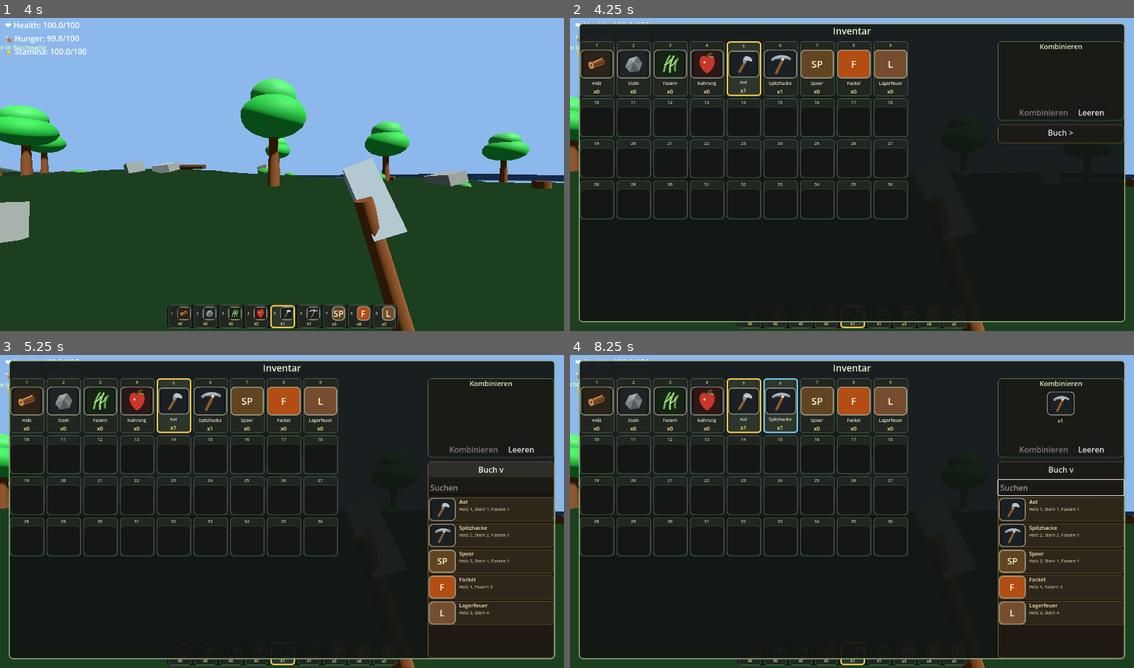
Above: before the commit, frames 1-4 (two rows, left to right).
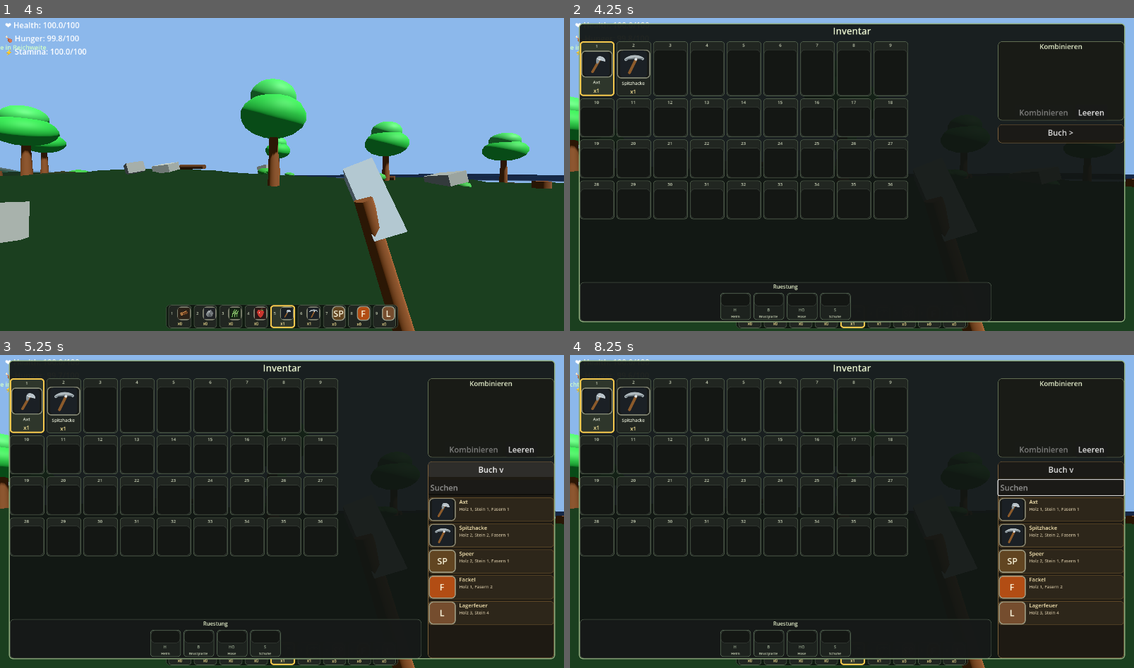
Above: after the commit, the same moments.

Repository: rxmsx/still-alive-somehow
Game: Godot game, scene res://main.tscn
Same seed, same stepped clock (60 frames per second), same inputs: the game is played once before the commit and once after it.
Inputs (mouse positions are in pixels of both pictures, inside the frame that each line leads up to):
- Up to frame 1 (4 s): tap Enter at 0.5 s; move the mouse to (310, 171) at 0.52 s; hold F (interact) 0.53-1.28 s; hold W (ui_up) from 0.53 s (still down); click (310, 171) at 0.67 s; tap Space (ui_accept) at 0.77, 1.52, 3.02, 3.77 s; move the mouse to (253, 174) at 1.27 s; tap Shift (sprint) at 1.35 s; click (253, 174) at 1.42 s; move the mouse to (293, 168) at 2.02 s; tap 1 at 2.1 s; click (293, 168) at 2.17 s; move the mouse to (276, 177) at 2.77 s; tap 9 at 2.85 s; click (276, 177) at 2.92 s; move the mouse to (321, 177) at 3.52 s; hold F (interact) from 3.53 s (still down); click (321, 177) at 3.67 s
- Up to frame 2 (4.25 s): keep holding W (ui_up); keep holding F (interact); tap E (inventory) at 4.15 s
- Up to frame 3 (5.25 s): release W (ui_up) at 4.25 s; release F (interact) at 4.25 s; click "Leeren" at 4.25 s; click "Buch >" at 5 s
- Up to frame 4 (8.25 s): click "Buch v" at 5.75 s; tap Space (ui_accept) at 6.5, 7.25, 8 s; drag from (682, 461) to (767, 430) at 6.52 s; move the mouse to (880, 508) at 7.27 s; hold S (ui_down) 7.28-8 s; tap 1 at 7.35 s; click (880, 508) at 7.42 s; drag from (767, 430) to (739, 524) at 8.02 s

Frame 1 is identical in both runs. In frame 2, 4.2% of the frame differs, in the area x 1-75%, y 7-98%; in frame 3, 4.2%; in frame 4, 4.7%, in the area x 1-90%, y 7-98%.

Commit message:
Feat.: armor beta

Diff:
--- a/game_3d_godot/hud.gd
+++ b/game_3d_godot/hud.gd
@@ -13,6 +13,7 @@
 var recipe_book_panel: PanelContainer
 var recipe_book_body: VBoxContainer
 var recipe_book_container: VBoxContainer
+var armor_slots_container: HBoxContainer
 var recipe_search_input: LineEdit
 var recipe_book_toggle: Button
 var craft_button: Button
@@ -29,11 +30,19 @@
 var recipe_search_text := ""
 var ui_scale := 1.0
 var current_inventory := {}
+var inventory_slots := []
+var armor_slots := {
+	"head": "",
+	"chest": "",
+	"legs": "",
+	"feet": "",
+}
 var crafting_items := {}
 var selected_item := "axe"
 var selected_hotbar_index := 4
 var last_viewport_size := Vector2.ZERO
 var layout_refresh_pending := false
+var moving_inventory_slot_index := -1
 var settings := {
 	"hud_scale": 1.0,
 	"icon_scale": 1.0,
@@ -54,6 +63,12 @@
 const INVENTORY_ICON_SIZE := 92
 const CRAFTING_COLUMN_WIDTH := 430
 const HOTBAR_ITEMS := ["wood", "stone", "fiber", "food", "axe", "pickaxe", "spear", "torch", "campfire"]
+const ARMOR_SLOT_DATA := [
+	{"id": "head", "label": "Helm", "symbol": "H"},
+	{"id": "chest", "label": "Brustplatte", "symbol": "B"},
+	{"id": "legs", "label": "Hose", "symbol": "HO"},
+	{"id": "feet", "label": "Schuhe", "symbol": "S"},
+]
 const SETTINGS_PATH := "user://settings.cfg"
 const DEFAULT_SETTINGS := {
 	"hud_scale": 1.0,
@@ -87,6 +102,7 @@
 	ensure_pause_panel()
 	ensure_settings_panel()
 	apply_visual_settings(true)
+	call_deferred("sync_inventory_from_player")
 	settings_changed.emit(get_settings_state())
 	print("✅ HUD geladen")
 
@@ -174,12 +190,19 @@
 	ensure_inventory_panel()
 	ensure_hotbar()
 	current_inventory = inventory.duplicate()
+	sync_inventory_slots_from_counts()
 	clamp_crafting_items()
 	rebuild_inventory_grid()
+	rebuild_armor_slots()
 	rebuild_hotbar()
 	rebuild_crafting_panel()
 	rebuild_recipe_book()
 	bring_settings_to_front()
+
+func sync_inventory_from_player():
+	var player = get_player()
+	if player and player.has_method("get_inventory_snapshot"):
+		update_inventory(player.get_inventory_snapshot())
 
 func update_selected_item(item_id: String, hotbar_index := -1):
 	selected_item = item_id
@@ -397,6 +420,37 @@
 	inventory_grid.add_theme_constant_override("v_separation", scaled_int(9))
 	inventory_column.add_child(inventory_grid)
 
+	var armor_panel := PanelContainer.new()
+	armor_panel.name = "ArmorPanel"
+	armor_panel.custom_minimum_size = Vector2(scaled(INVENTORY_SLOT_SIZE.x * 4.0), scaled(134))
+	inventory_column.add_child(armor_panel)
+
+	var armor_style := StyleBoxFlat.new()
+	armor_style.bg_color = Color(0.09, 0.10, 0.095, 0.88)
+	armor_style.border_color = Color(0.32, 0.38, 0.31, 0.95)
+	armor_style.set_border_width_all(1)
+	armor_style.corner_radius_top_left = 8
+	armor_style.corner_radius_top_right = 8
+	armor_style.corner_radius_bottom_left = 8
+	armor_style.corner_radius_bottom_right = 8
+	armor_panel.add_theme_stylebox_override("panel", armor_style)
+
+	var armor_root := VBoxContainer.new()
+	armor_root.add_theme_constant_override("separation", scaled_int(8))
+	armor_panel.add_child(armor_root)
+
+	var armor_title := Label.new()
+	armor_title.text = "Ruestung"
+	armor_title.horizontal_alignment = HORIZONTAL_ALIGNMENT_CENTER
+	armor_title.add_theme_font_size_override("font_size", scaled_int(18))
+	armor_title.add_theme_color_override("font_color", Color(0.88, 0.92, 0.78, 1))
+	armor_root.add_child(armor_title)
+
+	armor_slots_container = HBoxContainer.new()
+	armor_slots_container.alignment = BoxContainer.ALIGNMENT_CENTER
+	armor_slots_container.add_theme_constant_override("separation", scaled_int(10))
+	armor_root.add_child(armor_slots_container)
+
 	var side_column := VBoxContainer.new()
 	side_column.custom_minimum_size = Vector2(scaled(CRAFTING_COLUMN_WIDTH), scaled(620))
 	side_column.add_theme_constant_override("separation", scaled_int(14))
@@ -507,6 +561,7 @@
 	recipe_book_body.add_child(recipe_book_container)
 
 	rebuild_inventory_grid()
+	rebuild_armor_slots()
 	rebuild_crafting_panel()
 	rebuild_recipe_book()
 
@@ -976,6 +1031,7 @@
 	recipe_book_panel = null
 	recipe_book_body = null
 	recipe_book_container = null
+	armor_slots_container = null
 	recipe_search_input = null
 	recipe_book_toggle = null
 	craft_button = null
@@ -1132,16 +1188,173 @@
 		_:
 			return "%.3f" % value
 
+func create_empty_inventory_slot() -> Dictionary:
+	return {"id": "", "amount": 0}
+
+func ensure_inventory_slots():
+	while inventory_slots.size() < INVENTORY_SLOT_COUNT:
+		inventory_slots.append(create_empty_inventory_slot())
+
+	if inventory_slots.size() > INVENTORY_SLOT_COUNT:
+		inventory_slots.resize(INVENTORY_SLOT_COUNT)
+
+func get_inventory_slot_data(slot_index: int) -> Dictionary:
+	ensure_inventory_slots()
+	if slot_index < 0 or slot_index >= inventory_slots.size():
+		return create_empty_inventory_slot()
+
+	var slot = inventory_slots[slot_index]
+	if slot is Dictionary:
+		return slot
+
+	return create_empty_inventory_slot()
+
+func sync_inventory_slots_from_counts():
+	ensure_inventory_slots()
+	var remaining := {}
+	for raw_item_id in current_inventory.keys():
+		var item_id := str(raw_item_id)
+		var amount := int(current_inventory.get(item_id, 0))
+		if amount > 0:
+			remaining[item_id] = amount
+
+	var new_slots := []
+	for slot_index in range(INVENTORY_SLOT_COUNT):
+		var old_slot := get_inventory_slot_data(slot_index)
+		var item_id := str(old_slot.get("id", ""))
+		if item_id != "" and remaining.has(item_id):
+			new_slots.append({"id": item_id, "amount": int(remaining[item_id])})
+			remaining.erase(item_id)
+		else:
+			new_slots.append(create_empty_inventory_slot())
+
+	for item_id in get_inventory_fill_order(remaining):
+		var slot_index := find_first_empty_slot(new_slots)
+		if slot_index < 0:
+			break
+		new_slots[slot_index] = {"id": item_id, "amount": int(remaining[item_id])}
+
+	inventory_slots = new_slots
+	if moving_inventory_slot_index >= 0:
+		var moving_slot := get_inventory_slot_data(moving_inventory_slot_index)
+		if str(moving_slot.get("id", "")) == "":
+			moving_inventory_slot_index = -1
+
+func get_inventory_fill_order(items: Dictionary) -> Array:
+	var order := []
+	for item_id in INVENTORY_ITEMS:
+		if items.has(item_id):
+			order.append(item_id)
+
+	for item_id in items.keys():
+		if not order.has(str(item_id)):
+			order.append(str(item_id))
+
+	return order
+
+func find_first_empty_slot(slots: Array) -> int:
+	for slot_index in range(slots.size()):
+		var slot = slots[slot_index]
+		if slot is Dictionary and str(slot.get("id", "")) == "":
+			return slot_index
+
+	return -1
+
+func handle_inventory_slot_click(slot_index: int):
+	var slot := get_inventory_slot_data(slot_index)
+	var item_id := str(slot.get("id", ""))
+
+	if moving_inventory_slot_index < 0:
+		if item_id == "":
+			return
+		moving_inventory_slot_index = slot_index
+		rebuild_inventory_grid()
+		return
+
+	if moving_inventory_slot_index == slot_index:
+		moving_inventory_slot_index = -1
+		rebuild_inventory_grid()
+		return
+
+	swap_inventory_slots(moving_inventory_slot_index, slot_index)
+	moving_inventory_slot_index = -1
+	rebuild_inventory_grid()
+
+func swap_inventory_slots(left_index: int, right_index: int):
+	ensure_inventory_slots()
+	if left_index < 0 or right_index < 0 or left_index >= inventory_slots.size() or right_index >= inventory_slots.size():
+		return
+
+	var left_slot: Dictionary = inventory_slots[left_index]
+	inventory_slots[left_index] = inventory_slots[right_index]
+	inventory_slots[right_index] = left_slot
+
 func rebuild_inventory_grid():
 	if not inventory_grid:
 		return
 
+	ensure_inventory_slots()
 	clear_children(inventory_grid)
 	for item_index in range(INVENTORY_SLOT_COUNT):
-		var item_id := ""
-		if item_index < INVENTORY_ITEMS.size():
-			item_id = INVENTORY_ITEMS[item_index]
-		inventory_grid.add_child(create_inventory_slot(item_id, int(current_inventory.get(item_id, 0)), false, item_index + 1, item_index))
+		var slot := get_inventory_slot_data(item_index)
+		var item_id := str(slot.get("id", ""))
+		inventory_grid.add_child(create_inventory_slot(item_id, int(slot.get("amount", 0)), false, item_index + 1, item_index))
+
+func rebuild_armor_slots():
+	if not armor_slots_container:
+		return
+
+	clear_children(armor_slots_container)
+	for slot_data in ARMOR_SLOT_DATA:
+		armor_slots_container.add_child(create_armor_slot(slot_data))
+
+func create_armor_slot(slot_data: Dictionary) -> Control:
+	var slot_id := str(slot_data.get("id", ""))
+	var item_id := str(armor_slots.get(slot_id, ""))
+	var label_text := str(slot_data.get("label", ""))
+	var symbol_text := str(slot_data.get("symbol", ""))
+
+	var slot := PanelContainer.new()
+	slot.custom_minimum_size = scaled_vec(Vector2(104, 92))
+	slot.mouse_filter = Control.MOUSE_FILTER_STOP
+
+	var slot_style := StyleBoxFlat.new()
+	slot_style.bg_color = Color(0.115, 0.135, 0.12, 0.94)
+	slot_style.border_color = Color(0.36, 0.44, 0.35, 1)
+	slot_style.set_border_width_all(1)
+	slot_style.corner_radius_top_left = 6
+	slot_style.corner_radius_top_right = 6
+	slot_style.corner_radius_bottom_left = 6
+	slot_style.corner_radius_bottom_right = 6
+	slot.add_theme_stylebox_override("panel", slot_style)
+
+	var content := VBoxContainer.new()
+	content.alignment = BoxContainer.ALIGNMENT_CENTER
+	content.mouse_filter = Control.MOUSE_FILTER_IGNORE
+	content.add_theme_constant_override("separation", scaled_int(4))
+	slot.add_child(content)
+
+	var icon := create_item_icon(item_id, scaled_int(44))
+	content.add_child(icon)
+
+	if item_id == "":
+		var symbol := Label.new()
+		symbol.text = symbol_text
+		symbol.horizontal_alignment = HORIZONTAL_ALIGNMENT_CENTER
+		symbol.add_theme_font_size_override("font_size", scaled_int(13))
+		symbol.add_theme_color_override("font_color", Color(0.62, 0.68, 0.58, 1))
+		symbol.mouse_filter = Control.MOUSE_FILTER_IGNORE
+		content.add_child(symbol)
+
+	var label := Label.new()
+	label.text = label_text
+	label.horizontal_alignment = HORIZONTAL_ALIGNMENT_CENTER
+	label.add_theme_font_size_override("font_size", scaled_int(12))
+	label.add_theme_color_override("font_color", Color(0.82, 0.86, 0.74, 1))
+	label.mouse_filter = Control.MOUSE_FILTER_IGNORE
+	content.add_child(label)
+
+	return slot
 
 func rebuild_hotbar():
 	if not hotbar_container:
@@ -1387,18 +1600,21 @@
 	slot.custom_minimum_size = scaled_vec(Vector2(78, 64) * get_icon_scale()) if compact else scaled_vec(INVENTORY_SLOT_SIZE * inventory_slot_scale)
 	slot.mouse_filter = Control.MOUSE_FILTER_STOP
 	slot.gui_input.connect(func(event: InputEvent):
-		if event is InputEventMouseButton and event.pressed and event.button_index == MOUSE_BUTTON_LEFT:
-			if compact:
+		if event is InputEventMouseButton and event.pressed:
+			if compact and event.button_index == MOUSE_BUTTON_LEFT:
 				request_item_selection(item_id, slot_index)
-			else:
+			elif not compact and event.button_index == MOUSE_BUTTON_LEFT:
+				handle_inventory_slot_click(slot_index)
+			elif not compact and event.button_index == MOUSE_BUTTON_RIGHT:
 				request_crafting_item(item_id)
 	)
 
 	var slot_style := StyleBoxFlat.new()
 	var is_on_mat := item_id != "" and int(crafting_items.get(item_id, 0)) > 0
-	var is_selected := slot_index == selected_hotbar_index if compact else item_id != "" and (item_id == selected_item or is_on_mat)
+	var is_moving := not compact and slot_index == moving_inventory_slot_index
+	var is_selected := slot_index == selected_hotbar_index if compact else is_moving or (item_id != "" and (item_id == selected_item or is_on_mat))
 	slot_style.bg_color = Color(0.18, 0.21, 0.17, 1) if is_selected else Color(0.13, 0.15, 0.13, 1)
-	slot_style.border_color = Color(0.46, 0.78, 0.92, 1) if is_on_mat and not compact else Color(0.95, 0.78, 0.30, 1) if is_selected else Color(0.32, 0.38, 0.30, 1)
+	slot_style.border_color = Color(0.46, 0.78, 0.92, 1) if is_on_mat and not compact else Color(0.74, 0.95, 0.54, 1) if is_moving else Color(0.95, 0.78, 0.30, 1) if is_selected else Color(0.32, 0.38, 0.30, 1)
 	slot_style.set_border_width_all(3 if is_selected else 1)
 	slot_style.corner_radius_top_left = 6
 	slot_style.corner_radius_top_right = 6
@@ -1552,6 +1768,14 @@
 			return Color(0.70, 0.30, 0.08, 1)
 		"campfire":
 			return Color(0.46, 0.30, 0.18, 1)
+		"helmet":
+			return Color(0.44, 0.48, 0.50, 1)
+		"chestplate":
+			return Color(0.34, 0.40, 0.43, 1)
+		"pants":
+			return Color(0.25, 0.32, 0.38, 1)
+		"boots":
+			return Color(0.20, 0.18, 0.15, 1)
 		_:
 			return Color(0.25, 0.25, 0.25, 1)
 
@@ -1575,6 +1799,14 @@
 			return "F"
 		"campfire":
 			return "L"
+		"helmet":
+			return "H"
+		"chestplate":
+			return "B"
+		"pants":
+			return "HO"
+		"boots":
+			return "S"
 		_:
 			return "?"
 
@@ -1598,6 +1830,14 @@
 			return "Fackel"
 		"campfire":
 			return "Lagerfeuer"
+		"helmet":
+			return "Helm"
+		"chestplate":
+			return "Brustplatte"
+		"pants":
+			return "Hose"
+		"boots":
+			return "Schuhe"
 		_:
 			return item_id
 
--- a/game_3d_godot/player.gd
+++ b/game_3d_godot/player.gd
@@ -53,6 +53,7 @@
 	connect_hud_settings()
 	Input.set_mouse_mode(Input.MOUSE_MODE_CAPTURED)
 	update_hud_inventory()
+	call_deferred("update_hud_inventory")
 	update_hud_selection()
 	update_held_item_visual()
 	print("✅ Player Ready")
@@ -321,6 +322,9 @@
 	var hud = get_hud()
 	if hud and hud.has_method("update_selected_item"):
 		hud.update_selected_item(selected_item, selected_hotbar_index)
+
+func get_inventory_snapshot() -> Dictionary:
+	return inventory.duplicate()
 
 func get_hud() -> Node:
 	return get_parent().find_child("HUD", true, false)
